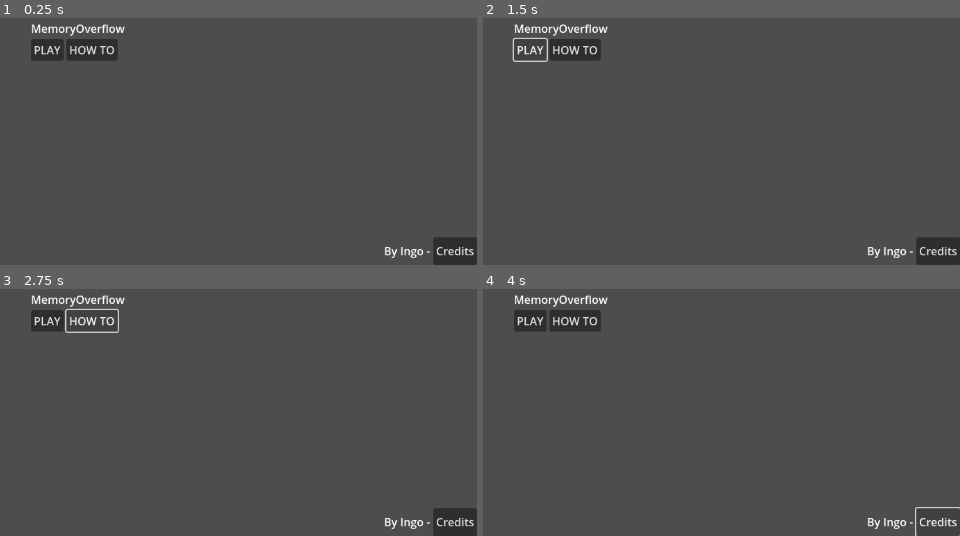
Above: before the commit, frames 1-4 (two rows, left to right).
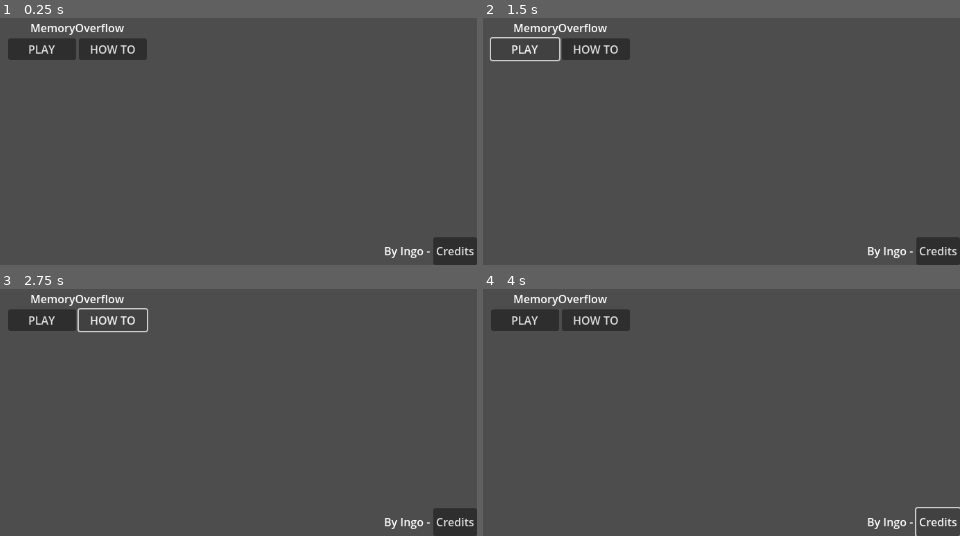
Above: after the commit, the same moments.

Repository: Inglan/MemoryOverflow
Game: Godot game, scene res://scenes/ui.tscn
Two runs of this game, one before a commit and one after it. Both use one fixed random seed, a clock stepped at 60 frames per second and the inputs below.
Inputs:
- Up to frame 1 (0.25 s): no input
- Up to frame 2 (1.5 s): click "PLAY" at 0.5 s; click "PLAY" at 1.25 s
- Up to frame 3 (2.75 s): click "HOW TO" at 2 s
- Up to frame 4 (4 s): click "Credits" at 2.75 s; hold Right (right) from 3.53 s (still down); tap W (up) at 3.77 s

The runs differ from the first frame. In frame 1, 1.8% of the frame differs, in the area x 1-31%, y 2-18%; in frame 2, 1.6%; in frame 3, 1.6%; in frame 4, 1.8%.

Commit message:
Refine UI

Diff:
--- a/scenes/ui.tscn
+++ b/scenes/ui.tscn
@@ -15,26 +15,29 @@
 anchor_top = 0.5
 anchor_right = 0.5
 anchor_bottom = 0.5
-offset_left = -20.0
-offset_top = -20.0
-offset_right = 20.0
-offset_bottom = 20.0
+offset_left = -100.0
+offset_top = -30.5
+offset_right = 100.0
+offset_bottom = 30.5
 grow_horizontal = 2
 grow_vertical = 2
 
 [node name="Label" type="Label" parent="VBoxContainer"]
 layout_mode = 2
 text = "MemoryOverflow"
+horizontal_alignment = 1
 
 [node name="HBoxContainer" type="HBoxContainer" parent="VBoxContainer"]
 layout_mode = 2
 
 [node name="Button" type="Button" parent="VBoxContainer/HBoxContainer"]
 layout_mode = 2
+size_flags_horizontal = 3
 text = "PLAY"
 
 [node name="Button2" type="Button" parent="VBoxContainer/HBoxContainer"]
 layout_mode = 2
+size_flags_horizontal = 3
 text = "HOW TO"
 
 [node name="HBoxContainer" type="HBoxContainer" parent="."]
Not shown: 1 places in scenes/ui.tscn that only renumber resources
